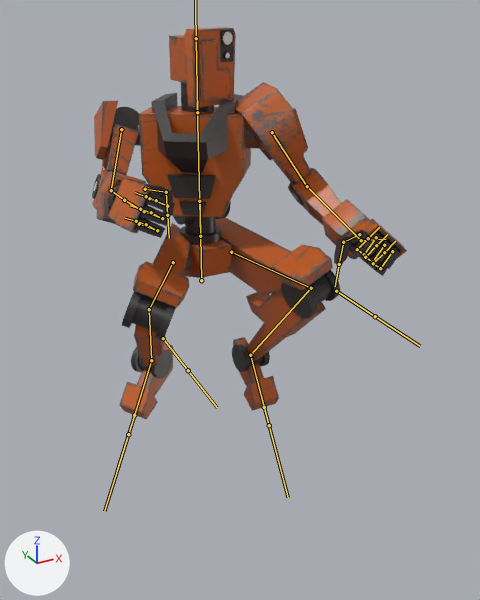
An edit to the FBX model Assets/_GigaFist/Models/Player/boxerladUpdated5.fbx, drawn before and after from the same camera.
Camera for both pictures: a 50 mm camera at (-0.92, -1.92, 1.87) aimed at (0.09, -0.09, 0.95). Every picture has the same lights, and +X, +Y and +Z are marked at lower left. Both versions are drawn at frame 1 of the action 'Armature|FistBuildUp.transition'; the numbers are the values there. The bones that bend it are drawn over the model as lines.
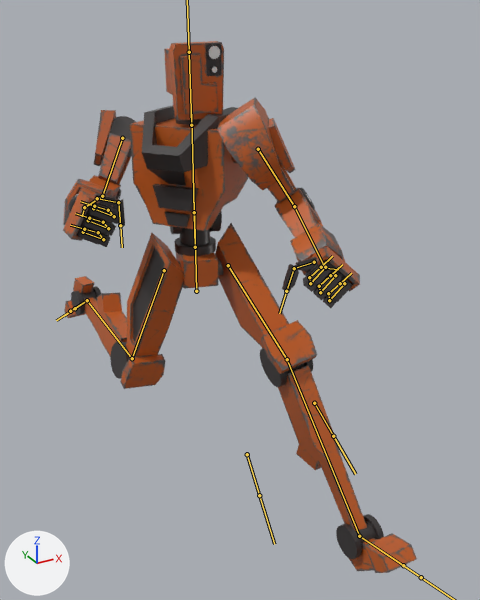
Location of each change, (x1, y1, x2, y2) in pixels of the pictures (480 x 600 px):
'Cube.001', posed (12% wider, 36% taller)
    before: (92, 27, 407, 419)
    after: (63, 41, 417, 573)
bone 'Hips', root to tip
    before: (201, 280) to (199, 191)
    after: (196, 291) to (194, 202)
bone 'Thigh.l', root to tip
    before: (231, 252) to (311, 288)
    after: (228, 265) to (287, 359)
bone 'Shin.l', root to tip
    before: (311, 288) to (250, 355)
    after: (287, 359) to (359, 536)
bone 'Foot.l', root to tip
    before: (250, 355) to (264, 407)
    after: (359, 536) to (403, 565)
bone 'Thigh.r', root to tip
    before: (173, 262) to (149, 309)
    after: (164, 270) to (132, 358)
bone 'Shin.r', root to tip
    before: (149, 309) to (151, 360)
    after: (132, 358) to (87, 300)
bone 'Foot.r', root to tip
    before: (151, 360) to (134, 415)
    after: (87, 300) to (75, 308)

What the commit changed:
Bone 'Hips' (bone_hips) moves from (0.0, 0.0, 0.0) to (0.005, -0.037, -0.019).
Bone 'Hips' (bone_hips) turns from (0, 0, 0) to (0, -16, 0) degrees about its own x, y and z.
Bone 'Thigh.l' (bone_thigh_l) turns from (82, -7, 19) to (47, -14, 12) degrees about its own x, y and z.
Bone 'Shin.l' (bone_shin_l) turns from (126, -15, 7) to (17, 0, 3) degrees about its own x, y and z.
Bone 'Foot.l' (bone_foot_l) turns from (14, 3, -8) to (10, -10, 4) degrees about its own x, y and z.
Bone 'Thigh.r' (bone_thigh_r) turns from (-74, 29, 26) to (16, -22, 12) degrees about its own x, y and z.
Bone 'Shin.r' (bone_shin_r) turns from (132, 15, -7) to (69, 6, -9) degrees about its own x, y and z.
Bone 'Foot.r' (bone_foot_r) turns from (19, 33, 1) to (-30, -10, 3) degrees about its own x, y and z.
